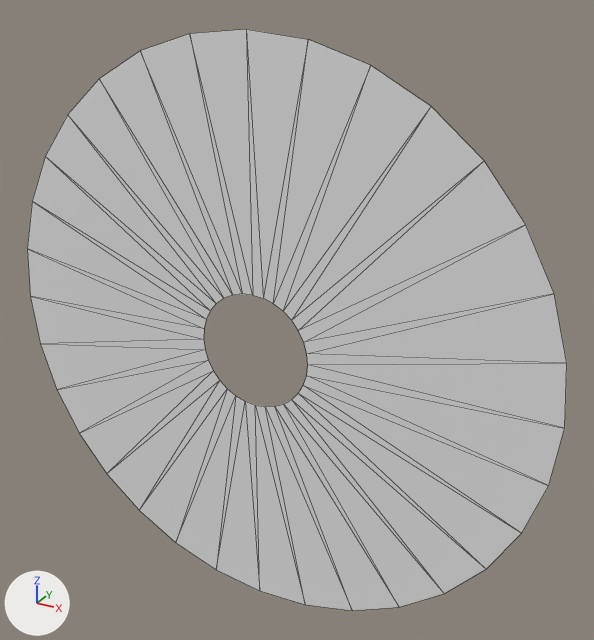
One commit to the OBJ model Project/Assets/Game/Load/Models/Effects/ring.obj: the scene before it, then after it.
Both versions are drawn from a 50 mm lens placed at (1.298, -2.067, 1.181), pointed at (0.104, 0.104, 0.095). The lights are fixed; the arrows at lower left show +X, +Y and +Z. The picture after the commit comes second. Mesh edges are drawn as thin lines. Where no turn or scale is listed for an object, it has been applied to the vertices. Vertices at exactly the same position are counted once.

In view in the first picture: 'ring'.
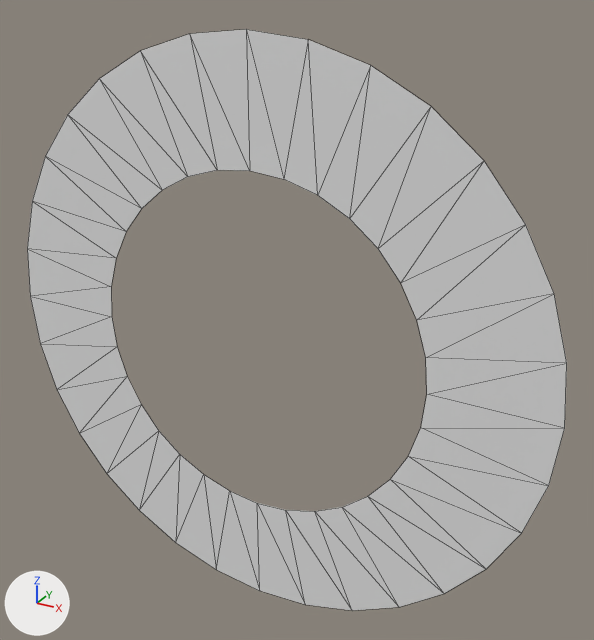
Commit message: ring 変更

What differs and where, as boxes [x1, y1, x2, y2] in the pictures (594 x 640 px; the box of a moved part takes in the faces that stretch with it):
part 1 of me_ring, moved or reshaped
    both: [27, 29, 566, 610]

What changed in the scene script:
```text
Change me_ring:
    where me_ring.from_pydata(...)  # 64 vertices, 64 faces; spans x -1.0..1.0, y 0.0, z -1.0..1.0
    used by ob_ring; location = (0.0, 0.0, 0.0)
    me_ring part 1: all 32 vertices in x -0.2..0.2, y 0.0, z -0.2..0.2 are scaled about their middle by 3
```
